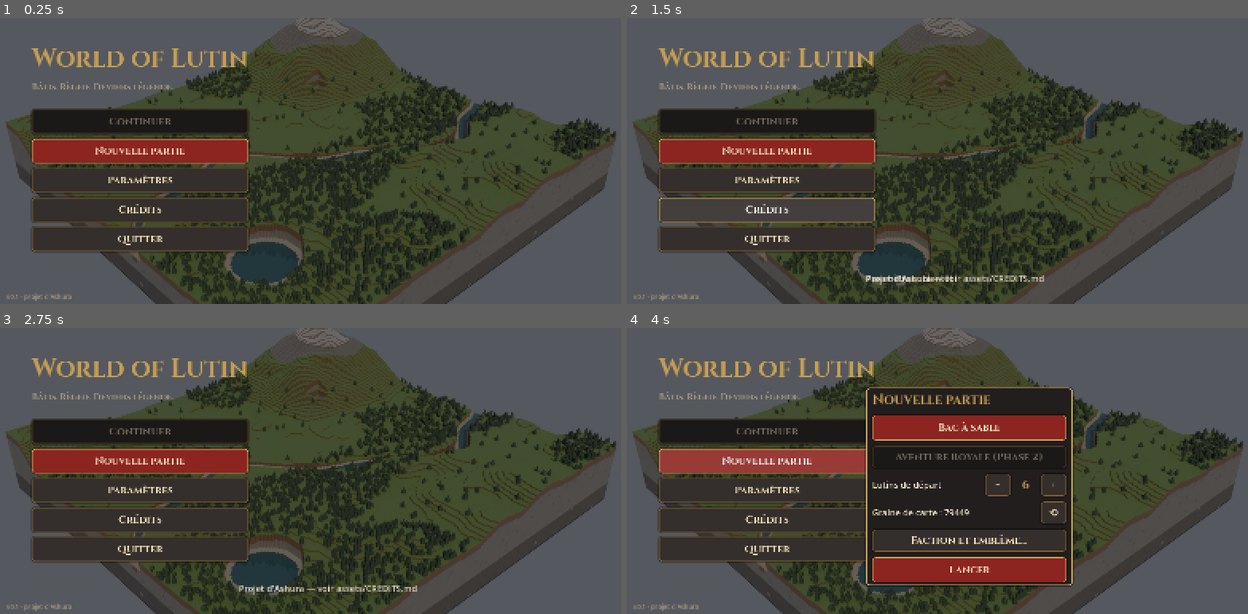
Above: before the commit, frames 1-4 (two rows, left to right).
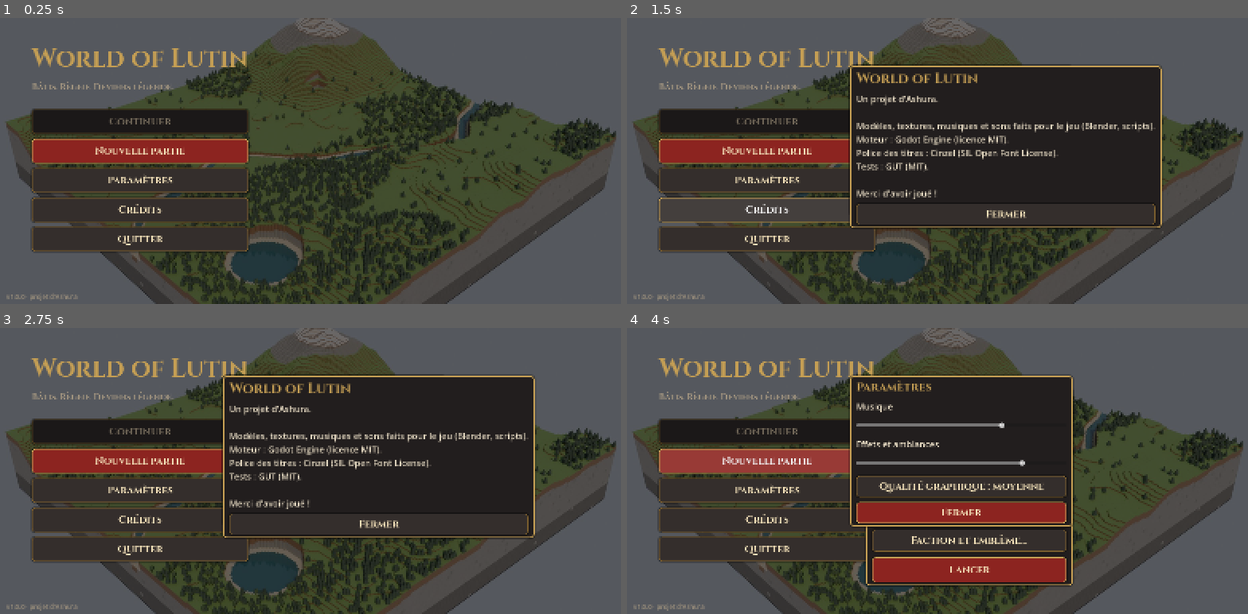
Above: after the commit, the same moments.

Repository: Ashura-Projects/World-of-Lutin-Game
Game: Godot game, scene res://src/ui/title_screen.tscn
The game is run twice, just before and just after one commit, with the same random seed, the same clock (stepped at 60 frames per second) and the same inputs.
Inputs (mouse positions are in pixels of both pictures, inside the frame that each line leads up to):
- Up to frame 1 (0.25 s): no input
- Up to frame 2 (1.5 s): click "Paramètres" at 0.5 s; click "Crédits" at 1.25 s
- Up to frame 3 (2.75 s): click (335, 513) at 2 s, where only the run after the commit has a clickable "Fermer"
- Up to frame 4 (4 s): click (1005, 525) at 2.75 s, where only the run after the commit has a clickable "Fermer"; click "Nouvelle partie" at 3.5 s

The runs differ from the first frame. In frame 1, less than 0.1% of the frame differs, in the area x 1-13%, y 96-99%; in frame 2, 21%, in the area x 1-87%, y 16-99%; in frame 3, 21%; in frame 4, 10%.

Commit message:
v1.0.0 : commerce (marchand ambulant, dialogue, achat/vente), guérisseur actif, paramètres (volumes, qualité), crédits, version 1.0.0, CHANGELOG et documentation
Co-Authored-By: Claude Opus 5.5 <noreply@anthropic.com>
Claude-Session: https://claude.ai/code/session_01FqZdNVTDNaGVyzb59GDf14

Diff:
--- a/data/resources.json
+++ b/data/resources.json
@@ -532,6 +532,12 @@
       "name": "Rabot",
       "category": "tool",
       "stack": 20
+    },
+    {
+      "id": "salt",
+      "name": "Sel",
+      "category": "processed",
+      "stack": 40
     }
   ]
 }
--- /dev/null
+++ b/data/trade.json
@@ -0,0 +1,77 @@
+{
+  "_doc": "Commerce : un marchand ambulant passe tous les visit_every_days jours et reste stay_days jour(s). Prix en or (achat au marchand = prix × buy_markup ; vente = prix × sell_ratio).",
+  "visit_every_days": 4,
+  "stay_days": 1,
+  "buy_markup": 1.5,
+  "sell_ratio": 0.7,
+  "offers_count": [
+    6,
+    9
+  ],
+  "offer_qty": [
+    4,
+    15
+  ],
+  "prices": {
+    "log": 2,
+    "plank": 4,
+    "beam": 5,
+    "stone": 2,
+    "cut_stone": 5,
+    "brick": 3,
+    "clay": 2,
+    "sand": 1,
+    "coal": 3,
+    "charcoal": 3,
+    "iron_ore": 5,
+    "iron_ingot": 14,
+    "gold_ore": 12,
+    "glass": 6,
+    "vial": 4,
+    "wheat": 2,
+    "barley": 2,
+    "flour": 4,
+    "bread": 5,
+    "potato": 2,
+    "vegetables": 2,
+    "berries": 1,
+    "mushroom": 2,
+    "fish": 3,
+    "meat": 4,
+    "stew": 8,
+    "hide": 6,
+    "leather": 10,
+    "flax": 2,
+    "linen": 4,
+    "cloth": 10,
+    "clothes": 20,
+    "straw": 1,
+    "reed": 1,
+    "salt": 3,
+    "healing_potion": 18,
+    "nails": 1,
+    "rope": 5,
+    "dye_red": 5,
+    "dye_blue": 5,
+    "dye_yellow": 5,
+    "pottery": 5,
+    "candle": 3,
+    "tallow": 3,
+    "axe": 20,
+    "pickaxe": 20,
+    "shovel": 16,
+    "hammer": 16,
+    "hoe": 16,
+    "saw": 20,
+    "fishing_rod": 12,
+    "flintlock": 60,
+    "spear": 25,
+    "basket": 6
+  },
+  "always_offer": [
+    "iron_ingot",
+    "salt",
+    "healing_potion",
+    "axe"
+  ]
+}
--- a/project.godot
+++ b/project.godot
@@ -5,6 +5,7 @@
 [application]
 
 config/name="World of Lutin"
+config/version="1.0.0"
 config/description="Construction en blocs, gestion et stratégie médiéval — projet d'Ashura."
 run/main_scene="res://src/ui/title_screen.tscn"
 config/features=PackedStringArray("4.7", "Mobile")
--- a/src/sim/combat/combat.gd
+++ b/src/sim/combat/combat.gd
@@ -183,6 +183,11 @@
 	var max_hp := float(_cfg.get("hp", 50))
 	if l.hp >= max_hp:
 		return
+	# un guérisseur du village vient lui apporter une potion
+	if l.hp < max_hp * 0.7 and colony.task_board != null and colony.stock.count("healing_potion") > 0:
+		if GameClock.tick_index % (GameClock.ticks_per_second() * 5) == l.id % (GameClock.ticks_per_second() * 5):
+			if colony.lutins.any(func(h: Lutin) -> bool: return h.job == "healer"):
+				colony.task_board.call("add_heal", l)
 	l.hp = minf(max_hp, l.hp + float(_cfg.get("regen_per_day", 5)) / GameClock.ticks_per_day())
 	if l.hp < max_hp * float(_cfg.get("self_potion_below", 0.5)) and Colony._near(l.cell, colony.stock.pos, 2):
 		if colony.stock.take("healing_potion", 1) == 1:
--- /dev/null
+++ b/src/sim/economy/trade.gd
@@ -0,0 +1,94 @@
+class_name Trade
+extends RefCounted
+## Commerce : un marchand ambulant passe régulièrement ; on lui vend nos surplus et on achète ce qui manque, en or.
+
+signal merchant_arrived
+signal merchant_left
+
+var colony: Colony
+var present: bool = false
+var leaves_day: int = 0
+var next_day: int = 0
+var offers: Dictionary = {}  # ressource -> quantité proposée
+var _cfg: Dictionary
+
+
+func _init(c: Colony) -> void:
+	colony = c
+	_cfg = DataRegistry.get_table("trade")
+	next_day = int(_cfg.get("visit_every_days", 4))
+
+
+func price(id: String) -> int:
+	return int(_cfg.get("prices", {}).get(id, 0))
+
+
+func buy_price(id: String) -> int:
+	return maxi(1, ceili(price(id) * float(_cfg.get("buy_markup", 1.5))))
+
+
+func sell_price(id: String) -> int:
+	return maxi(0, floori(price(id) * float(_cfg.get("sell_ratio", 0.7))))
+
+
+func daily(day: int) -> void:
+	if present and day >= leaves_day:
+		present = false
+		offers.clear()
+		next_day = day + int(_cfg.get("visit_every_days", 4))
+		merchant_left.emit()
+		EventBus.alert.emit("commerce", "Le marchand reprend la route.")
+	elif not present and day >= next_day:
+		_arrive(day)
+
+
+func _arrive(day: int) -> void:
+	present = true
+	leaves_day = day + int(_cfg.get("stay_days", 1))
+	offers.clear()
+	var ids: Array = _cfg.get("prices", {}).keys()
+	var cnt: Array = _cfg.get("offers_count", [6, 9])
+	var qty: Array = _cfg.get("offer_qty", [4, 15])
+	for id: String in _cfg.get("always_offer", []):
+		offers[id] = Rng.randi_range(int(qty[0]), int(qty[1]))
+	for _i in Rng.randi_range(int(cnt[0]), int(cnt[1])):
+		offers[ids[Rng.randi_range(0, ids.size() - 1)]] = Rng.randi_range(int(qty[0]), int(qty[1]))
+	merchant_arrived.emit()
+	EventBus.alert.emit("commerce", "Un marchand arrive au village !")
+
+
+## Acheter n unités ; renvoie le nombre réellement acheté (or et stock du marchand limitent).
+func buy(id: String, n: int) -> int:
+	if not present:
+		return 0
+	var p := buy_price(id)
+	var can := mini(n, int(offers.get(id, 0)))
+	can = mini(can, colony.stock.count("gold") / p) if p > 0 else can
+	if can <= 0:
+		return 0
+	colony.stock.take("gold", can * p)
+	colony.stock.add(id, can)
+	offers[id] = int(offers[id]) - can
+	return can
+
+
+func sell(id: String, n: int) -> int:
+	if not present or sell_price(id) <= 0:
+		return 0
+	var got := colony.stock.take(id, n)
+	colony.stock.add("gold", got * sell_price(id))
+	return got
+
+
+func to_dict() -> Dictionary:
+	return {"present": present, "leaves": leaves_day, "next": next_day, "offers": offers}
+
+
+func from_dict(d: Dictionary) -> void:
+	present = bool(d.get("present", false))
+	leaves_day = int(d.get("leaves", 0))
+	next_day = int(d.get("next", 4))
+	offers = {}
+	var o: Dictionary = d.get("offers", {})
+	for k: String in o:
+		offers[k] = int(o[k])
--- a/src/sim/game_sim.gd
+++ b/src/sim/game_sim.gd
@@ -21,6 +21,7 @@
 var education: Education
 var population: Population
 var faction: Faction
+var trade: Trade
 
 
 func _init(w: VoxelWorld) -> void:
@@ -44,6 +45,7 @@
 	education = Education.new(colony, structures, production, research)
 	population = Population.new(colony, structures, w)
 	faction = Faction.new(GameSetup.faction)
+	trade = Trade.new(colony)
 
 
 ## Nouvelle partie sur un monde généré.
@@ -77,6 +79,7 @@
 	population.daily()
 	education.daily()
 	structures.assign_homes(colony)
+	trade.daily(GameClock.day())
 	village.daily()
 
 
--- a/src/sim/tasks/build_exec.gd
+++ b/src/sim/tasks/build_exec.gd
@@ -17,6 +17,8 @@
 			return Fields.crop(t["crop"]).get("seed", {})
 		"craft":
 			return Production.recipe(t["recipe"]).get("in", {})
+		"heal":
+			return {"healing_potion": 1}
 	return Structures.def(t["struct_kind"]).get("cost", {})
 
 
@@ -101,7 +103,13 @@
 
 
 func complete(l: Lutin, t: Dictionary) -> void:
-	if t["kind"] == "sow":
+	if t["kind"] == "heal":
+		var patient := board.colony.find_lutin(int(t["target"]))
+		if patient != null:
+			var max_hp := float(DataRegistry.get_table("population").get("combat", {}).get("hp", 50))
+			patient.hp = minf(max_hp, patient.hp + float(Stockpile._resource("healing_potion").get("heal", 30)))
+			EventBus.alert.emit("soin", "%s soigne %s." % [l.name, patient.name])
+	elif t["kind"] == "sow":
 		if board.fields != null:
 			board.fields.set_state(t["cell"], "sown")
 	elif t["kind"] == "craft":
--- a/src/sim/tasks/task_board.gd
+++ b/src/sim/tasks/task_board.gd
@@ -6,7 +6,7 @@
 signal tasks_changed
 
 ## Tâches où l'on va d'abord chercher des matériaux à la réserve.
-const FETCH_KINDS := ["build", "build_struct", "sow", "craft"]
+const FETCH_KINDS := ["build", "build_struct", "sow", "craft", "heal"]
 
 var world: VoxelWorld
 var colony: Colony
@@ -135,6 +135,31 @@
 	var t := tree_at(cell)
 	if t.y >= 0:
 		add_cut(t)
+
+
+## Le guérisseur apporte une potion à un blessé.
+func add_heal(patient: Lutin) -> int:
+	for t: Dictionary in tasks.values():
+		if t["kind"] == "heal" and int(t["target"]) == patient.id:
+			return -1
+	var id := next_id
+	var t := {
+		"id": id,
+		"kind": "heal",
+		"cell": patient.cell,
+		"job": "healer",
+		"work": 3.0,
+		"progress": 0.0,
+		"reserved": -1,
+		"assigned": [],
+		"blocked": 0,
+		"target": patient.id,
+		"repeat": false
+	}
+	tasks[id] = t
+	next_id += 1
+	tasks_changed.emit()
+	return id
 
 
 func add_gather(cell: Vector3i) -> int:
@@ -209,7 +234,8 @@
 
 
 func finish(t: Dictionary) -> void:
-	_by_cell.erase(t["cell"])
+	if t["kind"] != "heal":
+		_by_cell.erase(t["cell"])
 	tasks.erase(t["id"])
 	tasks_changed.emit()
 
--- a/src/sim/tasks/task_exec.gd
+++ b/src/sim/tasks/task_exec.gd
@@ -134,7 +134,7 @@
 func _complete(l: Lutin, t: Dictionary) -> void:
 	var cell: Vector3i = t["cell"]
 	match t["kind"]:
-		"build", "build_struct", "sow", "craft":
+		"build", "build_struct", "sow", "craft", "heal":
 			board.builds.complete(l, t)
 			if t["kind"] == "build" and board.world.get_block(cell) != int(t["block"]):
 				return  # pas encore posable (quelqu'un dans la case)
--- /dev/null
+++ b/src/ui/commerce_panel.gd
@@ -0,0 +1,71 @@
+class_name CommercePanel
+extends PanelContainer
+## Menu Commerce : quand le marchand est au village, acheter ses marchandises et vendre nos surplus contre de l'or.
+
+var game: Node
+var _body: VBoxContainer
+
+
+func setup(g: Node) -> void:
+	game = g
+	add_theme_stylebox_override("panel", UiStyle.box(UiStyle.IRON, UiStyle.GOLD, 3, 10))
+	custom_minimum_size = Vector2(900, 0)
+	var v := VBoxContainer.new()
+	add_child(v)
+	v.add_child(UiStyle.title_label("Commerce", 30))
+	var scroll := ScrollContainer.new()
+	scroll.custom_minimum_size = Vector2(880, 430)
+	scroll.horizontal_scroll_mode = ScrollContainer.SCROLL_MODE_DISABLED
+	v.add_child(scroll)
+	_body = VBoxContainer.new()
+	_body.custom_minimum_size = Vector2(860, 0)
+	scroll.add_child(_body)
+
+
+func refresh() -> void:
+	for c in _body.get_children():
+		c.queue_free()
+	var tr: Trade = game.sim.trade
+	var st: Stockpile = game.colony.stock
+	var head := Label.new()
+	_body.add_child(head)
+	if not tr.present:
+		head.text = (
+			"Pas de marchand au village. Prochain passage : jour %d.   Or : %d" % [tr.next_day + 1, st.count("gold")]
+		)
+		return
+	head.text = "Le marchand est là jusqu'au jour %d.   Or du village : %d" % [tr.leaves_day + 1, st.count("gold")]
+	_body.add_child(UiStyle.title_label("Acheter", 22))
+	for id: String in tr.offers:
+		if int(tr.offers[id]) > 0:
+			_row(id, "%d dispo · %d or" % [int(tr.offers[id]), tr.buy_price(id)], true)
+	_body.add_child(UiStyle.title_label("Vendre", 22))
+	for id: String in st.items:
+		if tr.sell_price(id) > 0 and id != "gold":
+			_row(id, "%d en réserve · %d or" % [st.count(id), tr.sell_price(id)], false)
+
+
+func _row(id: String, info: String, buying: bool) -> void:
+	var row := HBoxContainer.new()
+	row.add_theme_constant_override("separation", 8)
+	_body.add_child(row)
+	var l := Label.new()
+	l.text = "%s — %s" % [Stockpile._resource(id).get("name", id), info]
+	l.custom_minimum_size = Vector2(560, 0)
+	row.add_child(l)
+	for n: int in [1, 10]:
+		var b := Button.new()
+		b.text = ("Acheter " if buying else "Vendre ") + str(n)
+		b.add_theme_font_size_override("font_size", 16)
+		b.custom_minimum_size = Vector2(130, 46)
+		b.pressed.connect(_trade.bind(id, n, buying))
+		row.add_child(b)
+
+
+func _trade(id: String, n: int, buying: bool) -> void:
+	var tr: Trade = game.sim.trade
+	if buying:
+		tr.buy(id, n)
+	else:
+		tr.sell(id, n)
+	refresh()
--- /dev/null
+++ b/src/ui/credits_panel.gd
@@ -0,0 +1,26 @@
+class_name CreditsPanel
+extends PanelContainer
+## Crédits : projet d'Ashura ; outils et ressources libres utilisés.
+
+
+func _ready() -> void:
+	add_theme_stylebox_override("panel", UiStyle.box(UiStyle.IRON, UiStyle.GOLD, 3, 10))
+	custom_minimum_size = Vector2(700, 0)
+	var v := VBoxContainer.new()
+	v.add_theme_constant_override("separation", 10)
+	add_child(v)
+	v.add_child(UiStyle.title_label("World of Lutin", 36))
+	var l := Label.new()
+	l.text = "\n".join([
+		"Un projet d'Ashura.", "",
+		"Modèles, textures, musiques et sons faits pour le jeu (Blender, scripts).",
+		"Moteur : Godot Engine (licence MIT).",
+		"Police des titres : Cinzel (SIL Open Font License).",
+		"Tests : GUT (MIT).", "", "Merci d'avoir joué !",
+	])
+	v.add_child(l)
+	var ok := Button.new()
+	ok.text = "Fermer"
+	ok.custom_minimum_size = Vector2(300, 54)
+	ok.pressed.connect(queue_free)
+	v.add_child(ok)
--- a/src/ui/emblem.gd
+++ b/src/ui/emblem.gd
@@ -1,6 +1,7 @@
 class_name Emblem
 extends Control
-## Dessin de l'emblème de la faction (forme, partition, symbole) — en 2D pour l'interface et dans une texture pour les fanions.
+## Dessin de l'emblème de la faction (forme, partition, symbole) —
+## en 2D pour l'interface et dans une texture pour les fanions.
 
 var faction: Faction
 
--- a/src/ui/hud.gd
+++ b/src/ui/hud.gd
@@ -30,6 +30,7 @@
 var military_panel: MilitaryPanel
 var dashboard: DashboardPanel
 var research_panel: ResearchPanel
+var commerce_panel: CommercePanel
 var _toasts: VBoxContainer
 var _res_labels: Dictionary = {}
 var _food_drop: PanelContainer
@@ -70,6 +71,13 @@
 	military_panel.visible = false
 	root.add_child(military_panel)
 	_panel_toggle("Militaire", military_panel)
+	commerce_panel = CommercePanel.new()
+	commerce_panel.setup(game)
+	commerce_panel.position = Vector2(350, 80)
+	commerce_panel.visible = false
+	root.add_child(commerce_panel)
+	_panel_toggle("Commerce", commerce_panel)
+	game.sim.trade.merchant_arrived.connect(_merchant_dialog)
 	dashboard = DashboardPanel.new()
 	dashboard.setup(game)
 	dashboard.position = Vector2(390, 80)
@@ -107,6 +115,38 @@
 	if _toasts.get_child_count() > 5:
 		_toasts.get_child(0).queue_free()
 	get_tree().create_timer(6.0).timeout.connect(p.queue_free)
+
+
+## Dialogue d'événement (maquette validée) : un marchand arrive.
+func _merchant_dialog() -> void:
+	var p := PanelContainer.new()
+	p.add_theme_stylebox_override("panel", UiStyle.box(UiStyle.IRON, UiStyle.GOLD, 3, 10))
+	p.position = Vector2(500, 380)
+	var v := VBoxContainer.new()
+	p.add_child(v)
+	v.add_child(UiStyle.title_label("Un marchand au village", 28))
+	var txt := Label.new()
+	txt.text = "« Le bonjour ! J'ai du fer, du sel et des remèdes.\n  Contre de l'or, ou je rachète vos surplus. »"
+	txt.add_theme_color_override("font_color", UiStyle.PARCH)
+	v.add_child(txt)
+	var row := HBoxContainer.new()
+	row.add_theme_constant_override("separation", 10)
+	v.add_child(row)
+	for b: Array in [["Commercer", true], ["Plus tard", false]]:
+		var btn := Button.new()
+		btn.text = b[0]
+		btn.custom_minimum_size = Vector2(220, 56)
+		if b[1]:
+			UiStyle.make_primary(btn)
+		var open: bool = b[1]
+		btn.pressed.connect(
+			func() -> void:
+				p.queue_free()
+				if open:
+					menu_button("Commerce").button_pressed = true
+		)
+		row.add_child(btn)
+	root.add_child(p)
 
 
 func open_faction() -> void:
@@ -311,6 +351,13 @@
 		v.add_child(b)
 
 
+func _settings() -> void:
+	_menu_panel.visible = false
+	var sp := SettingsPanel.new()
+	sp.position = Vector2(520, 100)
+	root.add_child(sp)
+
+
 func _close_menu() -> void:
 	_menu_panel.visible = false
 
@@ -351,6 +398,6 @@
 	if Engine.get_process_frames() % 15 == 0:
 		_refresh_resources()
 	if Engine.get_process_frames() % 30 == 0:
-		for p: Control in [military_panel, dashboard]:
+		for p: Control in [military_panel, dashboard, commerce_panel]:
 			if p != null and p.visible:
 				p.call("refresh")
--- /dev/null
+++ b/src/ui/settings_panel.gd
@@ -0,0 +1,56 @@
+class_name SettingsPanel
+extends PanelContainer
+## Paramètres : volume de la musique et des effets, qualité graphique (ombres), taille des textes.
+
+signal closed
+
+
+func _ready() -> void:
+	add_theme_stylebox_override("panel", UiStyle.box(UiStyle.IRON, UiStyle.GOLD, 3, 10))
+	custom_minimum_size = Vector2(560, 0)
+	var v := VBoxContainer.new()
+	v.add_theme_constant_override("separation", 12)
+	add_child(v)
+	v.add_child(UiStyle.title_label("Paramètres", 30))
+	for k: Array in [["music", "Musique"], ["effects", "Effets et ambiances"]]:
+		var l := Label.new()
+		l.text = k[1]
+		v.add_child(l)
+		var s := HSlider.new()
+		s.min_value = 0.0
+		s.max_value = 1.0
+		s.step = 0.05
+		s.value = float(Settings.get_value(k[0]))
+		s.custom_minimum_size = Vector2(500, 40)
+		s.value_changed.connect(_set_volume.bind(k[0]))
+		v.add_child(s)
+	var q := Button.new()
+	q.text = "Qualité graphique : %s" % _qname(str(Settings.get_value("quality")))
+	q.custom_minimum_size = Vector2(500, 54)
+	q.pressed.connect(
+		func() -> void:
+			var order := ["low", "medium", "high"]
+			var cur := str(Settings.get_value("quality"))
+			Settings.set_value("quality", order[(order.find(cur) + 1) % order.size()])
+			q.text = "Qualité graphique : %s" % _qname(str(Settings.get_value("quality")))
+	)
+	v.add_child(q)
+	var ok := Button.new()
+	ok.text = "Fermer"
+	ok.custom_minimum_size = Vector2(500, 54)
+	UiStyle.make_primary(ok)
+	ok.pressed.connect(
+		func() -> void:
+			closed.emit()
+			queue_free()
+	)
+	v.add_child(ok)
+
+
+static func _qname(q: String) -> String:
+	return {"low": "basse (sans ombres)", "medium": "moyenne", "high": "haute"}.get(q, q)
+
+
+func _set_volume(v: float, key: String) -> void:
+	Settings.set_value(key, v)
+	Audio.apply_volumes()
--- a/src/ui/title_screen.gd
+++ b/src/ui/title_screen.gd
@@ -46,12 +46,12 @@
 	var newb := _menu_button(col, "Nouvelle partie", _on_new_game)
 	if cont.disabled:
 		UiStyle.make_primary(newb)
-	_menu_button(col, "Paramètres", func() -> void: _toast("Paramètres : bientôt"))
-	_menu_button(col, "Crédits", func() -> void: _toast("Projet d'Ashura — voir assets/CREDITS.md"))
+	_menu_button(col, "Paramètres", func() -> void: _popup(SettingsPanel.new()))
+	_menu_button(col, "Crédits", func() -> void: _popup(CreditsPanel.new()))
 	_menu_button(col, "Quitter", func() -> void: get_tree().quit())
 
 	var ver := Label.new()
-	ver.text = "v0.1 · projet d'Ashura"
+	ver.text = "v%s · projet d'Ashura" % ProjectSettings.get_setting("application/config/version", "1.0.0")
 	ver.add_theme_color_override("font_color", UiStyle.TXT_D)
 	ver.add_theme_font_size_override("font_size", 16)
 	ver.set_anchors_preset(Control.PRESET_BOTTOM_LEFT)
@@ -172,6 +172,11 @@
 	get_tree().change_scene_to_file(GAME_SCENE)
 
 
+func _popup(p: Control) -> void:
+	p.position = Vector2(560, 120)
+	add_child(p)
+
+
 func _toast(text: String) -> void:
 	EventBus.alert.emit("info", text)
 	var l := Label.new()
--- a/src/view/sky_light.gd
+++ b/src/view/sky_light.gd
@@ -10,7 +10,7 @@
 func _ready() -> void:
 	_cfg = DataRegistry.get_table("lighting")
 	sun = DirectionalLight3D.new()
-	sun.shadow_enabled = true
+	sun.shadow_enabled = str(Settings.get_value("quality")) != "low"
 	sun.directional_shadow_max_distance = 120.0
 	add_child(sun)
 	env = Environment.new()
--- a/tests/test_combat.gd
+++ b/tests/test_combat.gd
@@ -104,3 +104,19 @@
 	combat.tick()
 	assert_eq(c.lutins.size(), 3)
 	assert_signal_emitted(combat, "lutin_died")
+
+
+func test_le_guerisseur_soigne() -> void:
+	var board := TaskBoard.new(w, c, Flora.new(), fauna, ground)
+	var healer := c.lutins[0]
+	healer.trained["healer"] = 1.0
+	c.stock.add("mortar", 1)
+	assert_true(c.change_job(healer, "healer"))
+	var patient := c.lutins[2]
+	patient.hp = 15.0
+	c.stock.add("healing_potion", 2)
+	for i in 30 * GameClock.ticks_per_second():
+		GameClock.step()
+		c.tick()
+		combat.tick()
+	assert_gt(patient.hp, 30.0, "le guérisseur a apporté une potion")
--- a/tests/test_crafting.gd
+++ b/tests/test_crafting.gd
@@ -35,6 +35,8 @@
 			out[k] = true
 	for k: String in DataRegistry.get_table("start")["cart"]["fixed"]:
 		out[k] = true
+	for k: String in DataRegistry.get_table("trade")["always_offer"]:
+		out[k] = true  # au marchand
 	return out
 
 
--- /dev/null
+++ b/tests/test_trade.gd
@@ -0,0 +1,46 @@
+extends GutTest
+
+var c: Colony
+var tr: Trade
+
+
+func before_each() -> void:
+	GameClock.configure()
+	GameClock.reset(true)
+	Rng.set_seed(6)
+	var w := VoxelWorld.new(Vector3i(16, 16, 16))
+	for x in 16:
+		for z in 16:
+			w.set_raw(Vector3i(x, 0, z), w.types.num("stone"))
+	c = Colony.new(w)
+	c.spawn_start(Vector3i(8, 1, 8), 2)
+	tr = Trade.new(c)
+
+
+func test_le_marchand_passe_et_repart() -> void:
+	tr.daily(1)
+	assert_false(tr.present)
+	tr.daily(4)
+	assert_true(tr.present, "arrive au jour 4")
+	assert_true(tr.offers.has("salt"))
+	tr.daily(5)
+	assert_false(tr.present, "repart le lendemain")
+
+
+func test_vendre_puis_acheter() -> void:
+	tr.daily(4)
+	c.stock.add("log", 20)
+	var sold := tr.sell("log", 10)
+	assert_eq(sold, 10)
+	assert_eq(c.stock.count("gold"), 10 * tr.sell_price("log"))
+	var gold := c.stock.count("gold")
+	var bought := tr.buy("salt", 2)
+	assert_gt(bought, 0)
+	assert_eq(c.stock.count("gold"), gold - bought * tr.buy_price("salt"))
+	assert_gt(tr.buy_price("salt"), tr.sell_price("salt"), "le marchand gagne sa vie")
+
+
+func test_pas_d_or_pas_d_achat() -> void:
+	tr.daily(4)
+	c.stock.items.erase("gold")
+	assert_eq(tr.buy("iron_ingot", 5), 0)
--- a/tools/capture/demos.gd
+++ b/tools/capture/demos.gd
@@ -12,6 +12,8 @@
 			game.camera.focus(l.pos)
 			game.lutins_view.selected_id = l.id
 			game.hud.show_lutin(l)
+		"marchand":
+			marchand(game)
 		"deco":
 			deco(game)
 		"faction":
@@ -215,3 +217,10 @@
 static func faction(game: Node) -> void:
 	deco(game)
 	game.hud.open_faction()
+
+
+static func marchand(game: Node) -> void:
+	game.colony.stock.add("gold", 40)
+	game.colony.stock.add("log", 30)
+	game.sim.trade.daily(game.sim.trade.next_day)
+	game.hud.menu_button("Commerce").button_pressed = true
Not shown, added: docs/captures/deco.jpg.import
Not shown, added: docs/captures/faction.jpg.import
Binary file added: docs/captures/marchand.jpg
Binary file changed: docs/captures/titre.jpg
Not shown, changed: export_presets.cfg
Not shown, added: src/sim/economy/trade.gd.uid
Not shown, added: src/ui/commerce_panel.gd.uid
Not shown, added: src/ui/credits_panel.gd.uid
Not shown, added: src/ui/settings_panel.gd.uid
Not shown, added: tests/test_trade.gd.uid
Not shown, added: CHANGELOG.md
Not shown, changed: docs/02-conception.md
(and 1 more such lines)
